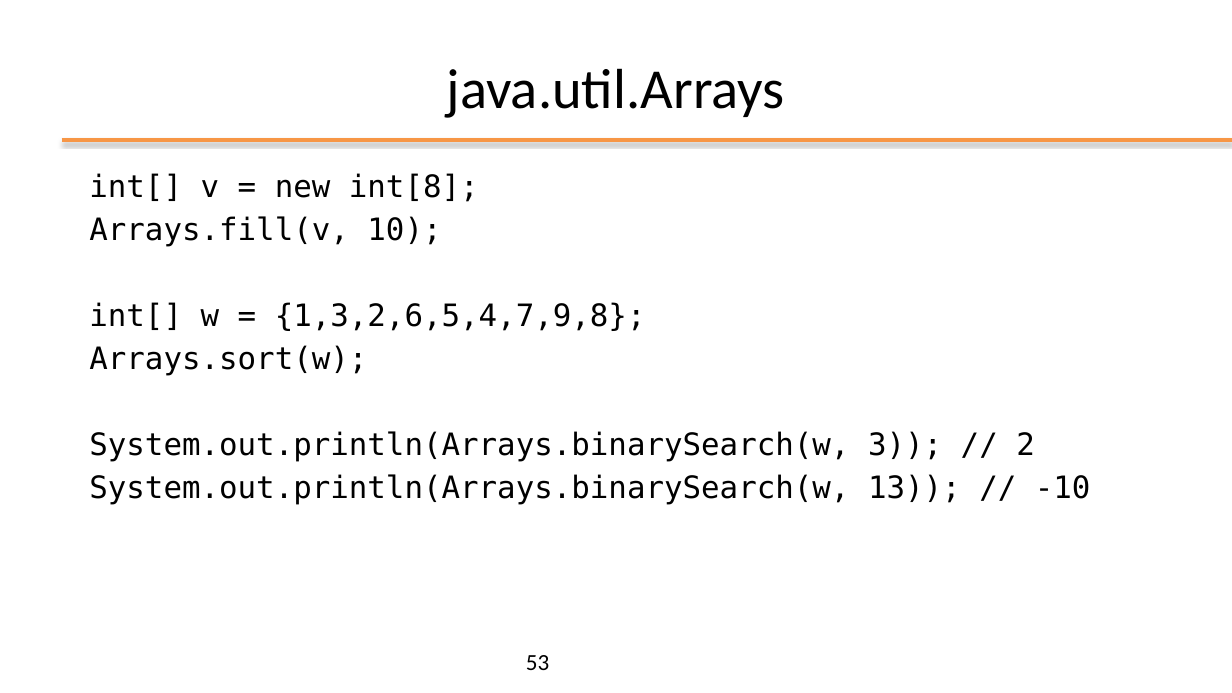
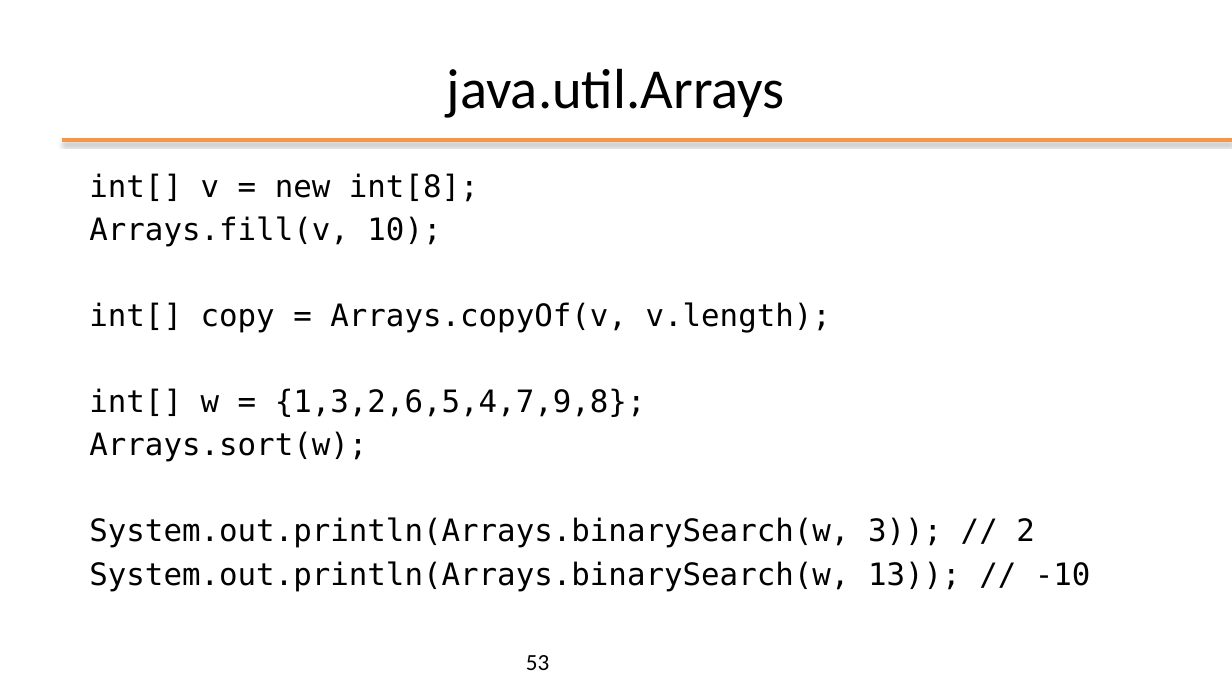
Before and after one commit to nbicocchi/learn-java-core, a slide deck: slide 53 of assets/slides/E2 - Java Basics.pptx. Drawn at 1232x693 pixels with LibreOffice and Linux fonts; fonts in the diff are those of the drawing; background and template pictures are left out. Boxes give left, top, right and bottom in pixels: in the first picture for what was removed or moved away, otherwise in the second. Text is boxed around its words. In the diff, an @@ line names an element or a change of style, - is before the commit and + after.

```diff
--- a/assets/slides/E2 - Java Basics.pptx
+++ b/assets/slides/E2 - Java Basics.pptx
@@ text at [89,302,831,333]: paragraph added @@
+int[] copy = Arrays.copyOf(v, v.length);
```
Also in this commit, not shown: 2 other slides changed, 6 other files.
